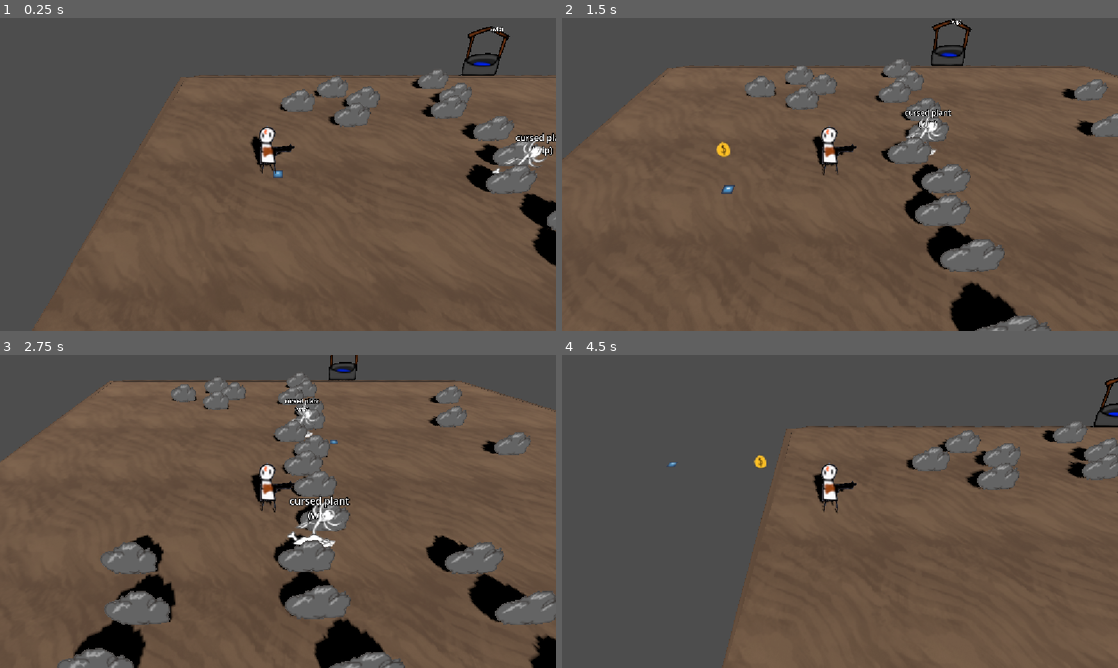
Above: before the commit, frames 1-4 (two rows, left to right).
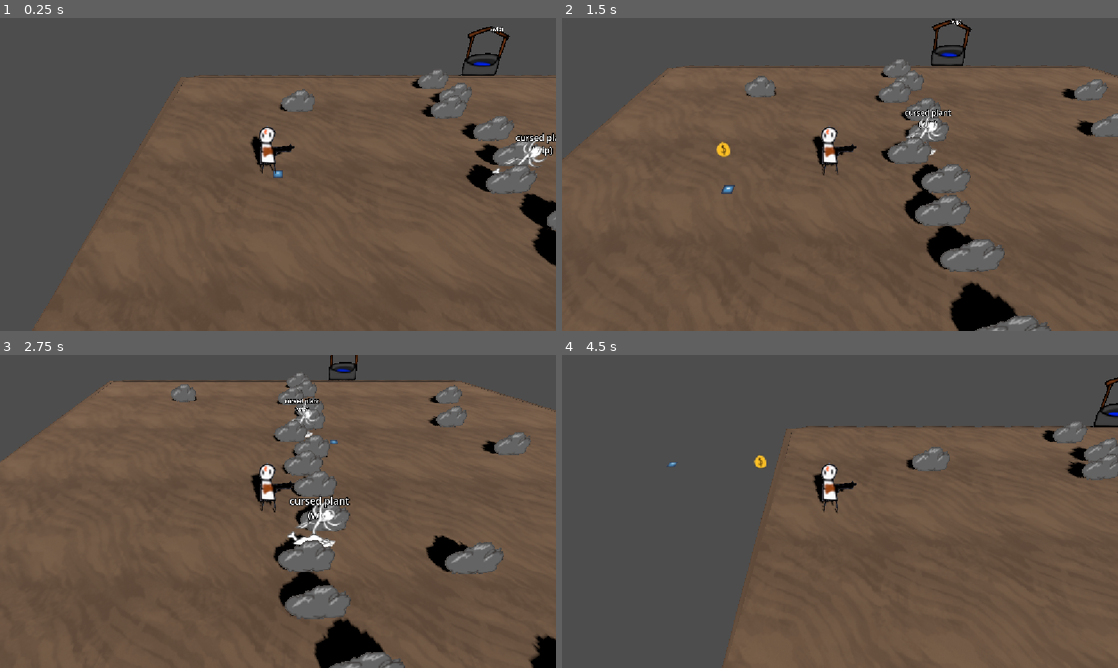
Above: after the commit, the same moments.

Repository: gmuGADIG/DEADSHOT
Game: Godot game, scene res://world/levels/desert_intro/level_desert_intro.tscn
The game is run twice, just before and just after one commit, with the same random seed, the same clock (stepped at 60 frames per second) and the same inputs. This scene is started directly instead of the project's main scene. The engine's default icon, where the game draws it, is replaced by a stand-in: a white triangle on a blue panel in a dark square.
Inputs (mouse positions are in pixels of both pictures, inside the frame that each line leads up to):
- Up to frame 1 (0.25 s): no input
- Up to frame 2 (1.5 s): tap Enter at 0.5 s; move the mouse to (962, 158) at 0.52 s; press the mouse at (962, 158) at 0.53 s; hold D (move_right) 0.53-1.28 s; move the mouse to (728, 190) at 1.27 s; release the mouse at (728, 190) at 1.28 s; hold S (move_down) from 1.28 s (still down); tap E (interact) at 1.35 s
- Up to frame 3 (2.75 s): move the mouse to (333, 442) at 2.02 s; release S (move_down) at 2.03 s; hold D (move_right) from 2.03 s (still down); tap Space (roll) at 2.1 s
- Up to frame 4 (4.5 s): tap Space (roll) at 2.75 s; move the mouse to (812, 574) at 2.77 s; release D (move_right) at 2.78 s; hold W (move_up) 2.78-3.53 s; right-click (812, 574) at 2.85 s; move the mouse to (1006, 558) at 3.52 s; press the mouse at (1006, 558) at 3.53 s; hold A (move_left) from 3.53 s (still down); move the mouse to (673, 464) at 4.27 s; release the mouse at (673, 464) at 4.28 s; tap E (interact) at 4.35 s

The runs differ from the first frame. In frame 1, 0.9% of the frame differs, in the area x 56-69%, y 18-35%; in frame 2, 0.7%; in frame 3, 5.9%, in the area x 10-100%, y 7-100%; in frame 4, 1.3%.

Commit message:
Update level_desert_intro.tscn
Changed Rock layout

Diff:
--- a/world/levels/desert_intro/level_desert_intro.tscn
+++ b/world/levels/desert_intro/level_desert_intro.tscn
@@ -36,107 +36,86 @@
 [node name="Cover3" parent="World" index="5" instance=ExtResource("3_ab4dd")]
 transform = Transform3D(1, 0, 0, 0, 1, 0, 0, 0, 1, -32.36438, 0, 11.959286)
 
-[node name="Cover15" parent="World" index="6" instance=ExtResource("3_ab4dd")]
-transform = Transform3D(1, 0, 0, 0, 1, 0, 0, 0, 1, -39.42501, 0, 8.983976)
-
-[node name="Cover16" parent="World" index="7" instance=ExtResource("3_ab4dd")]
-transform = Transform3D(1, 0, 0, 0, 1, 0, 0, 0, 1, -38.46827, 0, 10.5535555)
-
-[node name="Cover17" parent="World" index="8" instance=ExtResource("3_ab4dd")]
-transform = Transform3D(1, 0, 0, 0, 1, 0, 0, 0, 1, -38.897522, 0, 11.891842)
-
-[node name="Cover28" parent="World" index="9" instance=ExtResource("3_ab4dd")]
+[node name="Cover28" parent="World" index="6" instance=ExtResource("3_ab4dd")]
 transform = Transform3D(1, 0, 0, 0, 1, 0, 0, 0, 1, 1.7182827, 0, 8.983976)
 
-[node name="Cover29" parent="World" index="10" instance=ExtResource("3_ab4dd")]
+[node name="Cover29" parent="World" index="7" instance=ExtResource("3_ab4dd")]
 transform = Transform3D(1, 0, 0, 0, 1, 0, 0, 0, 1, 2.675026, 0, 10.5535555)
 
-[node name="Cover34" parent="World" index="11" instance=ExtResource("3_ab4dd")]
+[node name="Cover34" parent="World" index="8" instance=ExtResource("3_ab4dd")]
 transform = Transform3D(1, 0, 0, 0, 1, 0, 0, 0, 1, 24.928534, 0, 2.1283236)
 
-[node name="Cover37" parent="World" index="12" instance=ExtResource("3_ab4dd")]
+[node name="Cover37" parent="World" index="9" instance=ExtResource("3_ab4dd")]
 transform = Transform3D(1, 0, 0, 0, 1, 0, 0, 0, 1, 24.928534, 0, 0.83330536)
 
-[node name="Cover35" parent="World" index="13" instance=ExtResource("3_ab4dd")]
+[node name="Cover35" parent="World" index="10" instance=ExtResource("3_ab4dd")]
 transform = Transform3D(1, 0, 0, 0, 1, 0, 0, 0, 1, 24.800724, 0, 3.6979027)
 
-[node name="Cover36" parent="World" index="14" instance=ExtResource("3_ab4dd")]
+[node name="Cover36" parent="World" index="11" instance=ExtResource("3_ab4dd")]
 transform = Transform3D(1, 0, 0, 0, 1, 0, 0, 0, 1, 24.800724, 0, 4.9153037)
 
-[node name="Cover30" parent="World" index="15" instance=ExtResource("3_ab4dd")]
+[node name="Cover30" parent="World" index="12" instance=ExtResource("3_ab4dd")]
 transform = Transform3D(1, 0, 0, 0, 1, 0, 0, 0, 1, 2.2457714, 0, 11.891842)
 
-[node name="Cover31" parent="World" index="16" instance=ExtResource("3_ab4dd")]
+[node name="Cover31" parent="World" index="13" instance=ExtResource("3_ab4dd")]
 transform = Transform3D(1, 0, 0, 0, 1, 0, 0, 0, 1, 1.7182827, 0, -4.098715)
 
-[node name="Cover32" parent="World" index="17" instance=ExtResource("3_ab4dd")]
+[node name="Cover32" parent="World" index="14" instance=ExtResource("3_ab4dd")]
 transform = Transform3D(1, 0, 0, 0, 1, 0, 0, 0, 1, 2.675026, 0, -2.5291357)
 
-[node name="Cover33" parent="World" index="18" instance=ExtResource("3_ab4dd")]
+[node name="Cover33" parent="World" index="15" instance=ExtResource("3_ab4dd")]
 transform = Transform3D(1, 0, 0, 0, 1, 0, 0, 0, 1, 2.2457714, 0, -1.1908493)
 
-[node name="Cover22" parent="World" index="19" instance=ExtResource("3_ab4dd")]
+[node name="Cover22" parent="World" index="16" instance=ExtResource("3_ab4dd")]
 transform = Transform3D(1, 0, 0, 0, 1, 0, 0, 0, 1, -27.955898, 0, 8.983976)
 
-[node name="Cover23" parent="World" index="20" instance=ExtResource("3_ab4dd")]
-transform = Transform3D(1, 0, 0, 0, 1, 0, 0, 0, 1, -27.31265, 0, 10.5535555)
-
-[node name="Cover24" parent="World" index="21" instance=ExtResource("3_ab4dd")]
+[node name="Cover24" parent="World" index="17" instance=ExtResource("3_ab4dd")]
 transform = Transform3D(1, 0, 0, 0, 1, 0, 0, 0, 1, -26.733109, 0, 12.37442)
 
-[node name="Cover25" parent="World" index="22" instance=ExtResource("3_ab4dd")]
+[node name="Cover25" parent="World" index="18" instance=ExtResource("3_ab4dd")]
 transform = Transform3D(1, 0, 0, 0, 1, 0, 0, 0, 1, -21.774868, 0, -4.490033)
 
-[node name="Cover26" parent="World" index="23" instance=ExtResource("3_ab4dd")]
+[node name="Cover26" parent="World" index="19" instance=ExtResource("3_ab4dd")]
 transform = Transform3D(1, 0, 0, 0, 1, 0, 0, 0, 1, -23.398027, 0, -1.0391006)
 
-[node name="Cover27" parent="World" index="24" instance=ExtResource("3_ab4dd")]
+[node name="Cover27" parent="World" index="20" instance=ExtResource("3_ab4dd")]
 transform = Transform3D(1, 0, 0, 0, 1, 0, 0, 0, 1, -21.76265, 0, 2.0924482)
 
-[node name="Cover18" parent="World" index="25" instance=ExtResource("3_ab4dd")]
-transform = Transform3D(1, 0, 0, 0, 1, 0, 0, 0, 1, -39.42501, 0, -6.4272585)
-
-[node name="Cover19" parent="World" index="26" instance=ExtResource("3_ab4dd")]
+[node name="Cover19" parent="World" index="21" instance=ExtResource("3_ab4dd")]
 transform = Transform3D(1, 0, 0, 0, 1, 0, 0, 0, 1, -41.610886, 0, -4.8576794)
 
-[node name="Cover21" parent="World" index="27" instance=ExtResource("3_ab4dd")]
-transform = Transform3D(1, 0, 0, 0, 1, 0, 0, 0, 1, -37.88666, 0, -5.1935043)
-
-[node name="Cover20" parent="World" index="28" instance=ExtResource("3_ab4dd")]
-transform = Transform3D(1, 0, 0, 0, 1, 0, 0, 0, 1, -38.897522, 0, -3.519393)
-
-[node name="Cover2" parent="World" index="29" instance=ExtResource("3_ab4dd")]
+[node name="Cover2" parent="World" index="22" instance=ExtResource("3_ab4dd")]
 transform = Transform3D(1, 0, 0, 0, 1, 0, 0, 0, 1, -32.811764, 0, 13.397232)
 
-[node name="Cover7" parent="World" index="30" instance=ExtResource("3_ab4dd")]
+[node name="Cover7" parent="World" index="23" instance=ExtResource("3_ab4dd")]
 transform = Transform3D(1, 0, 0, 0, 1, 0, 0, 0, 1, -33.72017, 0, 0.81287956)
 
-[node name="Cover8" parent="World" index="31" instance=ExtResource("3_ab4dd")]
+[node name="Cover8" parent="World" index="24" instance=ExtResource("3_ab4dd")]
 transform = Transform3D(1, 0, 0, 0, 1, 0, 0, 0, 1, -32.46646, 0, -0.66427994)
 
-[node name="Cover9" parent="World" index="32" instance=ExtResource("3_ab4dd")]
+[node name="Cover9" parent="World" index="25" instance=ExtResource("3_ab4dd")]
 transform = Transform3D(1, 0, 0, 0, 1, 0, 0, 0, 1, -32.317463, 0, -2.3697777)
 
-[node name="Cover10" parent="World" index="33" instance=ExtResource("3_ab4dd")]
+[node name="Cover10" parent="World" index="26" instance=ExtResource("3_ab4dd")]
 transform = Transform3D(1, 0, 0, 0, 1, 0, 0, 0, 1, -33.520504, 0, -4.230528)
 
-[node name="Cover13" parent="World" index="34" instance=ExtResource("3_ab4dd")]
+[node name="Cover13" parent="World" index="27" instance=ExtResource("3_ab4dd")]
 transform = Transform3D(1, 0, 0, 0, 1, 0, 0, 0, 1, -32.398483, 0, -5.6140976)
 
-[node name="Cover14" parent="World" index="35" instance=ExtResource("3_ab4dd")]
+[node name="Cover14" parent="World" index="28" instance=ExtResource("3_ab4dd")]
 transform = Transform3D(1, 0, 0, 0, 1, 0, 0, 0, 1, -32.811764, 0, -7.474848)
 
-[node name="Cover11" parent="World" index="36" instance=ExtResource("3_ab4dd")]
+[node name="Cover11" parent="World" index="29" instance=ExtResource("3_ab4dd")]
 transform = Transform3D(1, 0, 0, 0, 1, 0, 0, 0, 1, -32.64122, 0, 2.382)
 
-[node name="Cover12" parent="World" index="37" instance=ExtResource("3_ab4dd")]
+[node name="Cover12" parent="World" index="30" instance=ExtResource("3_ab4dd")]
 transform = Transform3D(1, 0, 0, 0, 1, 0, 0, 0, 1, -33.222847, 0, 3.820405)
 
 [node name="Right" type="Node3D" parent="EntryPoints" index="0"]
-transform = Transform3D(1, 0, 0, 0, 1, 0, 0, 0, 1, 11.99756, 0, 2.9849052)
+transform = Transform3D(1, 0, 0, 0, 1, 0, 0, 0, 1, 22.366405, 0, 2.9849052)
 
 [node name="Right" parent="TransitionAreas" index="0" instance=ExtResource("3_vhe22")]
-transform = Transform3D(1, 0, 0, 0, 1, 0, 0, 0, 1, 14.162662, 0, 3.148212)
+transform = Transform3D(1, 0, 0, 0, 1, 0, 0, 0, 1, 27.841705, 0, 3.148212)
 target_scene = "uid://blppqsxslhh07"
 target_entry_point = "Left"
 
@@ -157,7 +136,7 @@
 transform = Transform3D(1, 0, 0, 0, 1, 0, 0, 0, 1, -21.981382, 0, 14.3921585)
 
 [node name="CursedPlant4" parent="Decorations" index="2" instance=ExtResource("6_f6ib5")]
-transform = Transform3D(1, 0, 0, 0, 1, 0, 0, 0, 1, -1.6024475, 0, -8.19335)
+transform = Transform3D(1, 0, 0, 0, 1, 0, 0, 0, 1, -1.6024475, 0, -8.81553)
 
 [node name="CursedPlant5" parent="Decorations" index="3" instance=ExtResource("6_f6ib5")]
 transform = Transform3D(1, 0, 0, 0, 1, 0, 0, 0, 1, 14.922581, 0, -8.826532)
